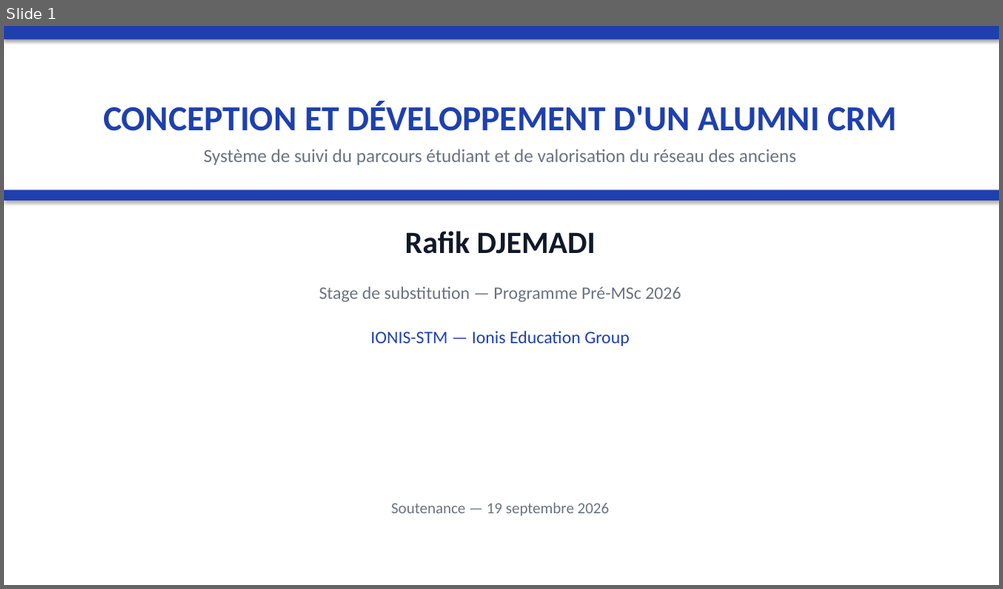
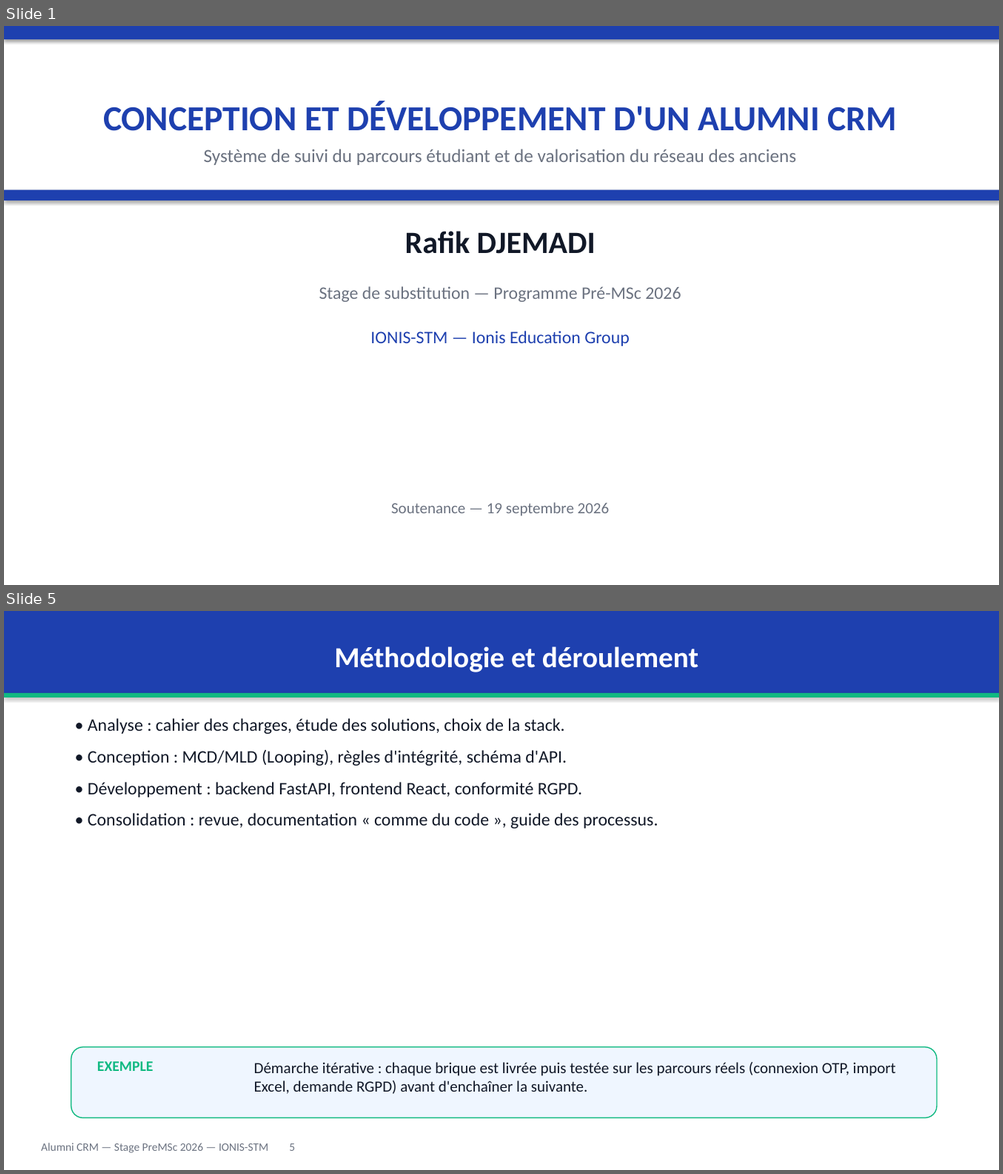
Before and after one commit to Rafikdjm/CRM_IONIS, a slide deck: Rapport/Soutenance - Alumni CRM - PreMSc 2026.pptx. Shown one above the other, each under a label of ours: slide 1 before the commit, slides 1 and 5 after it; the slides between them are not shown. The pictures are 1003x589 and 1003x1174 pixels, drawn with LibreOffice and Linux fonts; fonts in the diff are those of the drawing. Boxes give left, top, right and bottom in pixels: in the first picture for what was removed or moved away, otherwise in the second. Text is boxed around its words. In the diff, an @@ line names an element or a change of style, - is before the commit and + after.

```diff
--- a/Rapport/Soutenance - Alumni CRM - PreMSc 2026.pptx
+++ b/Rapport/Soutenance - Alumni CRM - PreMSc 2026.pptx
@@ slide 5 added at (x1=4, y1=611, x2=999, y2=1170), background #FFFFFF @@
@@ rectangle added at (x1=4, y1=611, x2=999, y2=693), fill #1E40AF, 28 pt, text #FFFFFF, bold @@
+Méthodologie et déroulement
@@ rectangle added at (x1=4, y1=693, x2=999, y2=698), fill #10B981 @@
@@ text added at (x1=88, y1=718, x2=657, y2=829), 17 pt, text #111827 @@
+• Analyse : cahier des charges, étude des solutions, choix de la stack.
+• Conception : MCD/MLD (Looping), règles d'intégrité, schéma d'API.
+• Développement : backend FastAPI, frontend React, conformité RGPD.
+• Consolidation : revue, documentation « comme du code », guide des processus.
@@ rounded rectangle added at (x1=71, y1=1048, x2=936, y2=1119), fill #EFF6FF, outline #10B981 1 pt @@
@@ text added at (x1=97, y1=1062, x2=153, y2=1071), 14 pt, text #10B981, bold @@
+EXEMPLE
@@ text added at (x1=254, y1=1062, x2=896, y2=1094), 15 pt, text #111827 @@
+Démarche itérative : chaque brique est livrée puis testée sur les parcours réels (connexion OTP, import Excel, demande RGPD) avant d'enchaîner la suivante.
@@ text added at (x1=41, y1=1143, x2=295, y2=1153), 11 pt, text #6B7280 @@
+Alumni CRM — Stage PreMSc 2026 — IONIS-STM 5
```
Also in this commit, not shown: 8 slides changed, 2 other slides added, 1 slide removed, 1 other file.
